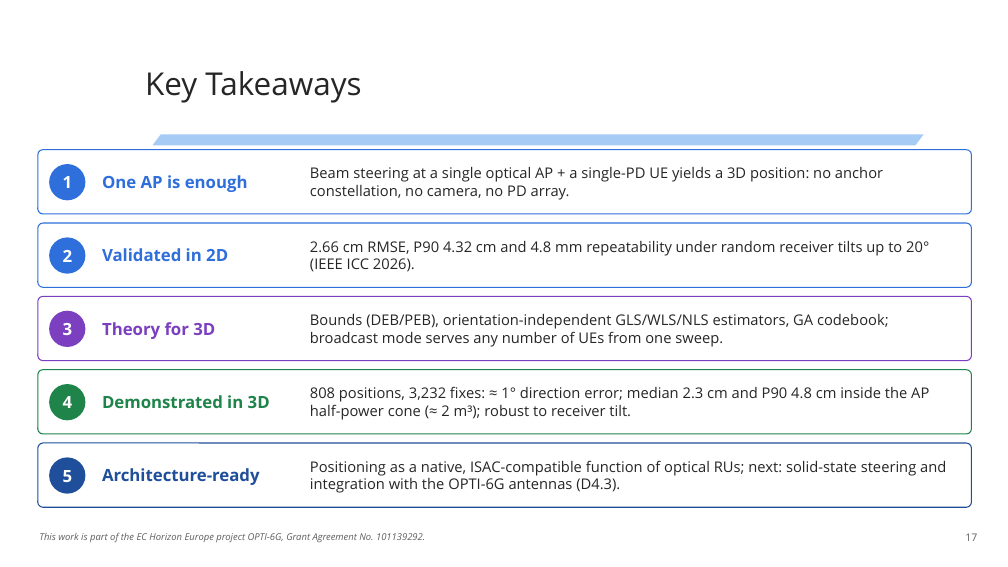
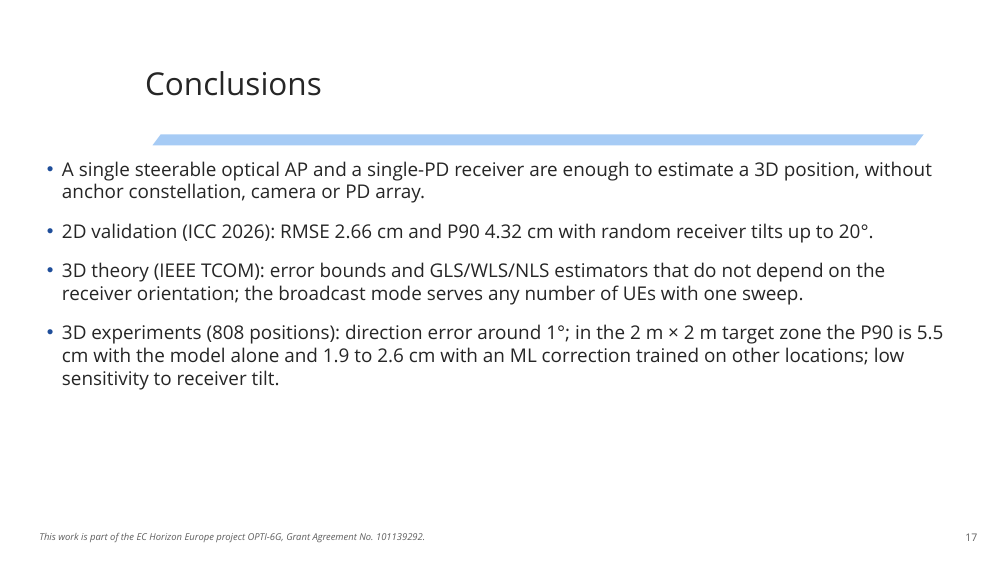
Before and after one commit to kevin-acuna/simulation_VLP, a slide deck: slide 16 of OPTI-6G/ArchWG_Presentation/OPTI-6G_ArchWG_Beamsteering_Positioning_UVSQ_2026-11-20.pptx (slide 17 before the commit). Drawn at 1008x567 pixels with LibreOffice and Linux fonts; fonts in the diff are those of the drawing; background and template pictures are left out. Boxes give left, top, right and bottom in pixels: in the first picture for what was removed or moved away, otherwise in the second. Text is boxed around its words. In the diff, an @@ line names an element or a change of style, - is before the commit and + after.

```diff
--- a/OPTI-6G/ArchWG_Presentation/OPTI-6G_ArchWG_Beamsteering_Positioning_UVSQ_2026-11-20.pptx
+++ b/OPTI-6G/ArchWG_Presentation/OPTI-6G_ArchWG_Beamsteering_Positioning_UVSQ_2026-11-20.pptx
@@ title at (145,71,322,96): text changed @@
-Key Takeaways
+Conclusions
@@ rounded rectangle removed at (38,150,972,214) @@
@@ ellipse removed at (49,164,85,200) @@
-1
@@ text added at (62,161,944,390), 18 pt, text #262626 @@
+• A single steerable optical AP and a single-PD receiver are enough to estimate a 3D position, without anchor constellation, camera or PD array.
+• 2D validation (ICC 2026): RMSE 2.66 cm and P90 4.32 cm with random receiver tilts up to 20°.
+• 3D theory (IEEE TCOM): error bounds and GLS/WLS/NLS estimators that do not depend on the receiver orientation; the broadcast mode serves any number of UEs with one sweep.
+• 3D experiments (808 positions): direction error around 1°; in the 2 m × 2 m target zone the P90 is 5.5 cm with the model alone and 1.9 to 2.6 cm with an ML correction trained on other locations; low sensitivity to receiver tilt.
@@ text removed at (102,175,248,192) @@
-One AP is enough
@@ text removed at (310,167,883,200) @@
-Beam steering at a single optical AP + a single-PD UE yields a 3D position: no anchor constellation, no camera, no PD array.
@@ rounded rectangle removed at (38,223,972,287) @@
@@ ellipse removed at (49,237,85,274) @@
-2
@@ text removed at (102,248,228,261) @@
-Validated in 2D
@@ text removed at (310,241,929,272) @@
-2.66 cm RMSE, P90 4.32 cm and 4.8 mm repeatability under random receiver tilts up to 20° (IEEE ICC 2026).
@@ rounded rectangle removed at (38,296,972,361) @@
@@ ellipse removed at (49,311,85,347) @@
-3
@@ text removed at (102,322,215,339) @@
-Theory for 3D
@@ text removed at (310,314,889,347) @@
-Bounds (DEB/PEB), orientation-independent GLS/WLS/NLS estimators, GA codebook; broadcast mode serves any number of UEs from one sweep.
@@ rounded rectangle removed at (38,370,972,434) @@
@@ ellipse removed at (49,384,85,420) @@
-4
@@ text removed at (310,387,929,420) @@
-808 positions, 3,232 fixes: ≈ 1° direction error; median 2.3 cm and P90 4.8 cm inside the AP half-power cone (≈ 2 m³); robust to receiver tilt.
@@ text removed at (102,395,270,408) @@
-Demonstrated in 3D
@@ rounded rectangle removed at (38,443,972,507) @@
@@ ellipse removed at (49,457,85,494) @@
-5
@@ text removed at (102,468,260,485) @@
-Architecture-ready
@@ text removed at (310,460,946,493) @@
-Positioning as a native, ISAC-compatible function of optical RUs; next: solid-state steering and integration with the OPTI-6G antennas (D4.3).
```
Also in this commit, not shown: 15 other slides changed, 1 slide added, 2 slides removed, 41 other files.
